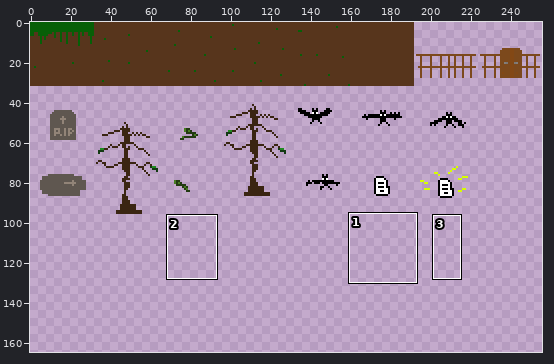
A sprite sheet gets an edit: sprites/cemitério/tileset_cemiterio.png. The picture above shows the old version from afar; the outline marks the close-up.
Close-up. As it was:
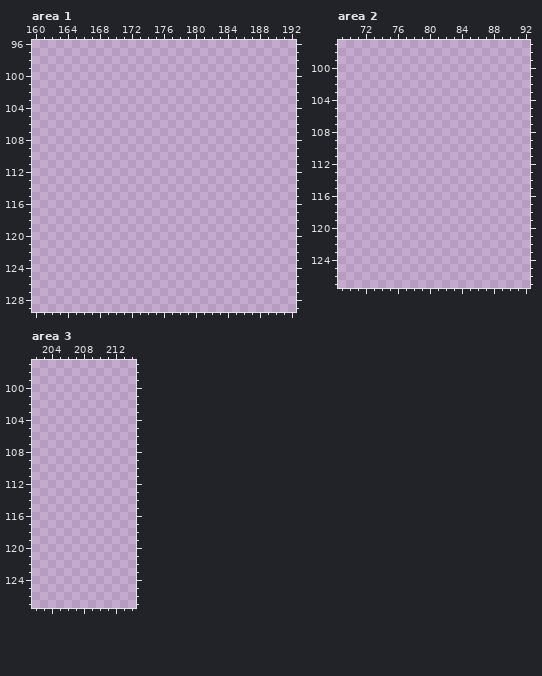
The file is 256x256 pixels. Colours within 5 levels of each other are drawn and written as one. Shown: area 1: x 160..192, y 96..129; area 2: x 69..92, y 97..127; area 3: x 202..214, y 97..127. The wide view leaves out empty margins. The commit also changed other parts of the picture, which this record leaves out.
And afterwards:
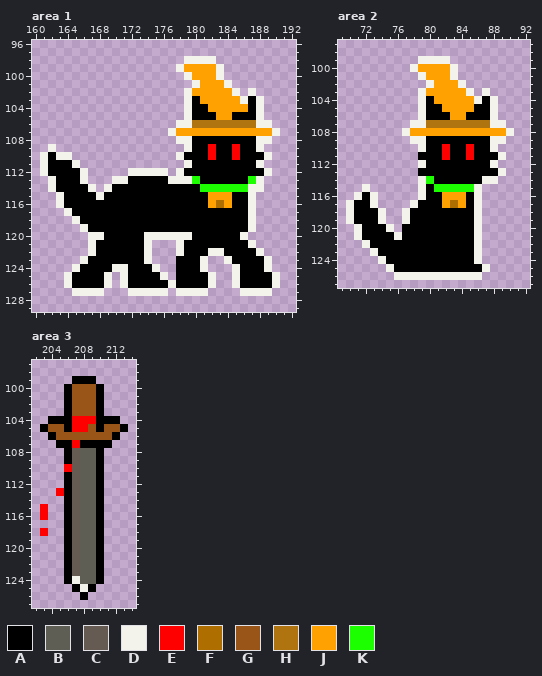
Palette (. is transparent): A #000000  B #5f5e55  C #665b52  D #f3f3eb  E #ff0000  F #af6e00  G #995418  H #af740f  J #ffa100  K #1bff00
Change:
Changed rows in their new state; - is an unchanged pixel.
Area 1:
first column x 161:
 98 ------------------DDDD--------
 99 -----------------DJJJJD-------
100 ------------------DJJJD-------
101 -------------------DJJJD------
102 ------------------DJJJJJD-D---
103 ------------------DAJJJJJDAD--
104 ------------------DAAJJJJJAD--
105 ------------------DAAAJJAAAD--
106 -----------------DDHHHHHHHHDD-
107 ----------------DJJJJJJJJJJJJD
108 -----------------DDAAAAAAAADD-
109 -D----------------DAAEAAEAAD--
110 DADD-------------DAAAEAAEAAAD-
111 DAAAD-------------DAAAAAAAAD--
112 DAAAAD-----DDDDD-DAAAAAAAAAAD-
113 -DAAAD---DDAAAAADDDKAAAAAAKD--
114 -DAAAAD-DAAAAAAAAAAAKKKKKKDD--
115 --DAAAADAAAAAAAAAAAAAJJJAAD---
116 --DAAAAAAAAAAAAAAAAAAJFJAAD---
117 ---DAAAAAAAAAAAAAAAAAAAAAAD---
118 ----DAAAAAAAAAAAAAAAAAAAAAD---
119 -----DAAAAAAAAAAAAAAAAAAAAD---
120 ------DDAAAAADDDDDDAAAAAAD----
121 ------DAAAAAAD---DAAAAAAAAD---
122 ------DAAAAAAD---DAAADDAAAAD--
123 -----DAAAAAAAD---AAAD--DAAAAD-
124 ----DAAAADDAAAD--AAAD---DAAAD-
125 ---DAAAAD-DAAAAD-AAAAD--DAAAAD
126 ---DAAAAD-DAAAAADAAAAD--DAAAAD
127 ----DDDD---DDDDD-DDDD----DDDD-
Area 2:
first column x 70:
 99 ---------DDDD--------
100 --------DJJJJD-------
101 ---------DJJJD-------
102 ----------DJJJD------
103 ---------DJJJJJD-D---
104 ---------DAJJJJJDAD--
105 ---------DAAJJJJAAD--
106 ---------DAAAJJAAAD--
107 --------DDHHHHHHHHDD-
108 -------DJJJJJJJJJJJJD
109 --------DDAAAAAAAADD-
110 ---------DAAEAAEAAD--
111 ---------AAAEAAEAAAD-
112 ---------DAAAAAAAAD--
113 ---------AAAAAAAAAAD-
114 ---------DKAAAAAADD--
115 --D------DAKKKKKD----
116 -DAD-----DAAJJJAD----
117 DAAD----DAAAJFJAD----
118 DAAAD--DAAAAAAAAD----
119 DAAAD--DAAAAAAAAD----
120 -DAAAD-AAAAAAAAAD----
121 -DAAAADAAAAAAAAAD----
122 --DAAAAAAAAAAAAAD----
123 ---DAAAAAAAAAAAAD----
124 ----DAAAAAAAAAAAD----
125 -----DAAAAAAAAAAAD---
126 ------DDDDDDDDDDD----
Area 3:
first column x 203:
 99 ----AAA----
100 ---AGGGA---
101 ---AGGGA---
102 ---AGGGA---
103 ---AGGGA---
104 -AAAEEEAAA-
105 AGGAEEGAGGA
106 -AGGGGGGGA-
107 --AAEAAAA--
108 ---ACBBA---
109 ---ACBBA---
110 ---ECBBA---
111 ---ACBBA---
112 ---ACBBA---
113 --EACBBA---
114 ---ACBBA---
115 E--ACBBA---
116 E--ACBBA---
117 ---ACBBA---
118 E--ACBBA---
119 ---ACBBA---
120 ---ACBBA---
121 ---ACBBA---
122 ---ACBBA---
123 ---ACBBA---
124 ---ADBBA---
125 ----ADA----
126 -----A-----
Pixel boxes of the changes (left, top, right, bottom) in both close-ups:
added: (40, 56, 280, 296)
added: (346, 56, 514, 280)
added: (40, 376, 128, 600)
